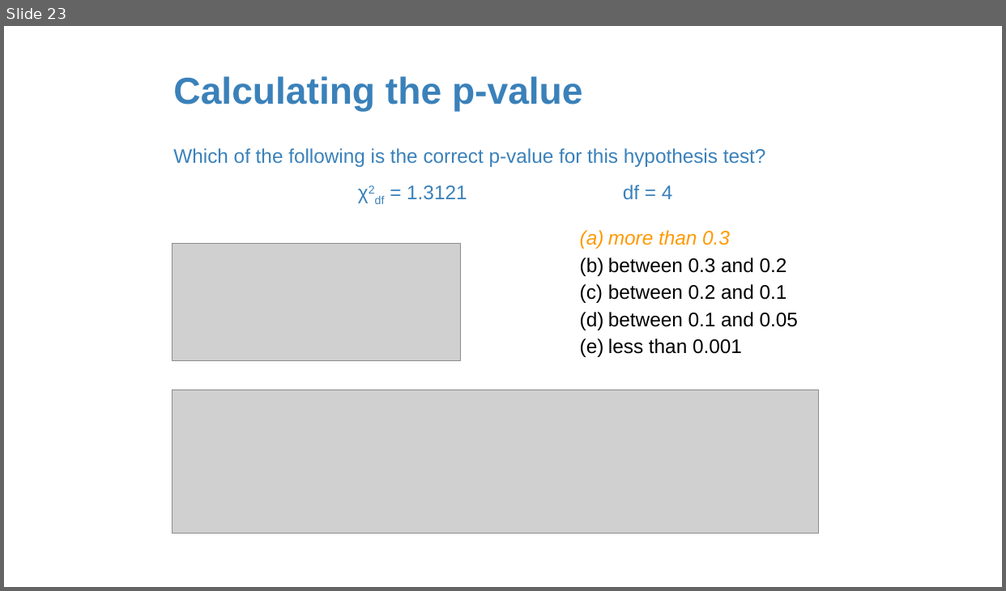
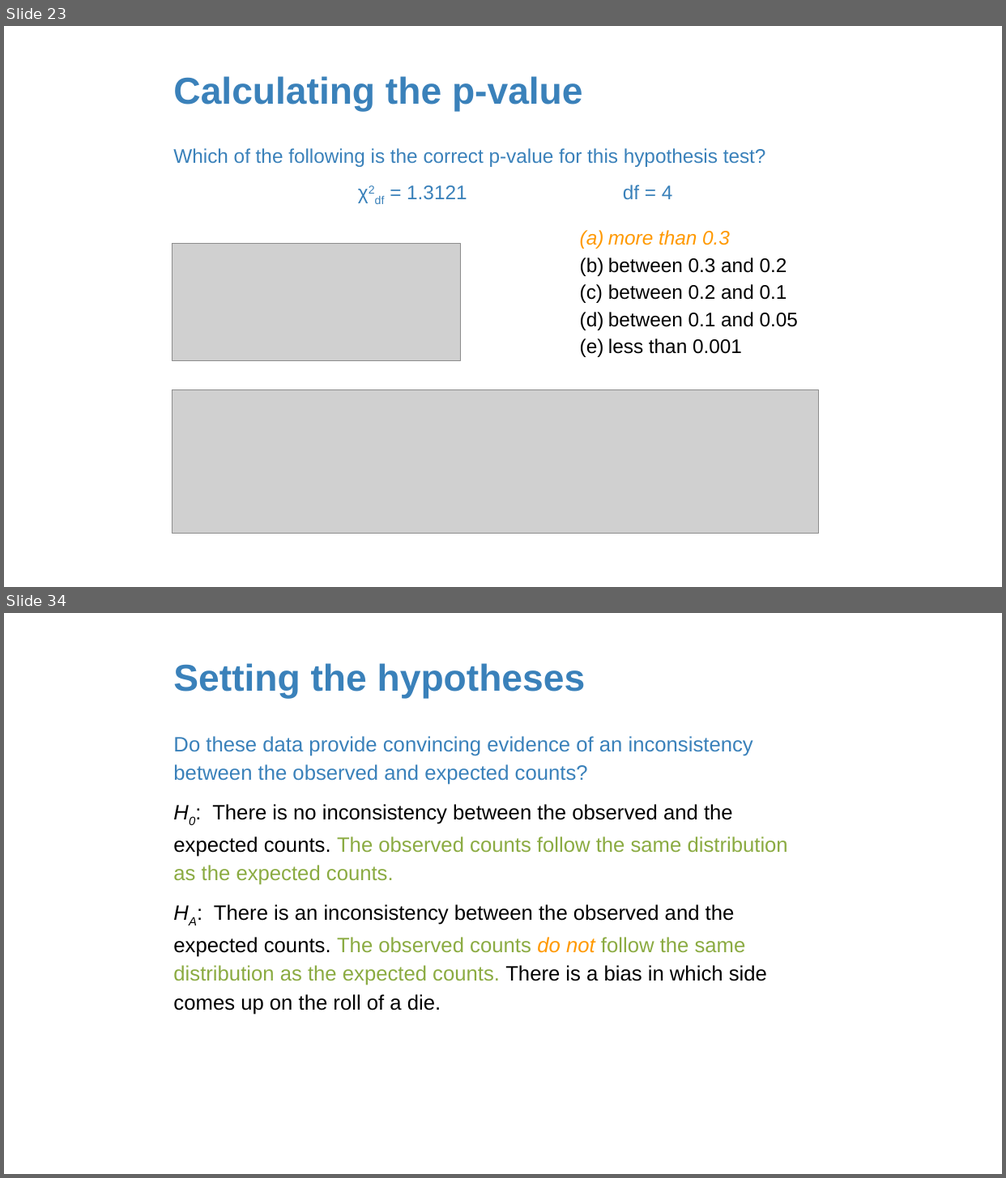
Before and after one commit to amosca01/MATH108-F23, a slide deck: slides/18-difference-many-proportions.pptx. Shown one above the other, each under a label of ours: slide 23 before the commit, slides 23 and 34 after it; the slides between them are not shown. The pictures are 1006x591 and 1006x1178 pixels, drawn with LibreOffice and Linux fonts; fonts in the diff are those of the drawing; grey boxes stand for pictures. Boxes give left, top, right and bottom in pixels: in the first picture for what was removed or moved away, otherwise in the second. Text is boxed around its words. In the diff, an @@ line names an element or a change of style, - is before the commit and + after.

```diff
--- a/slides/18-difference-many-proportions.pptx
+++ b/slides/18-difference-many-proportions.pptx
@@ slide 34 added at (4, 613, 1002, 1174), background #FFFFFF @@
@@ title added at (173, 663, 586, 699), 36 pt, text #3A81BA, bold @@
+Setting the hypotheses
@@ text added at (173, 736, 788, 1015), 20 pt, text #000000 @@
+Do these data provide convincing evidence of an inconsistency between the observed and expected counts?
+H0: There is no inconsistency between the observed and the expected counts. The observed counts follow the same distribution as the expected counts.
+HA: There is an inconsistency between the observed and the expected counts. The observed counts do not follow the same distribution as the expected counts. There is a bias in which side comes up on the roll of a die.
```
Also in this commit, not shown: 82 other slides added, 7 other files.
